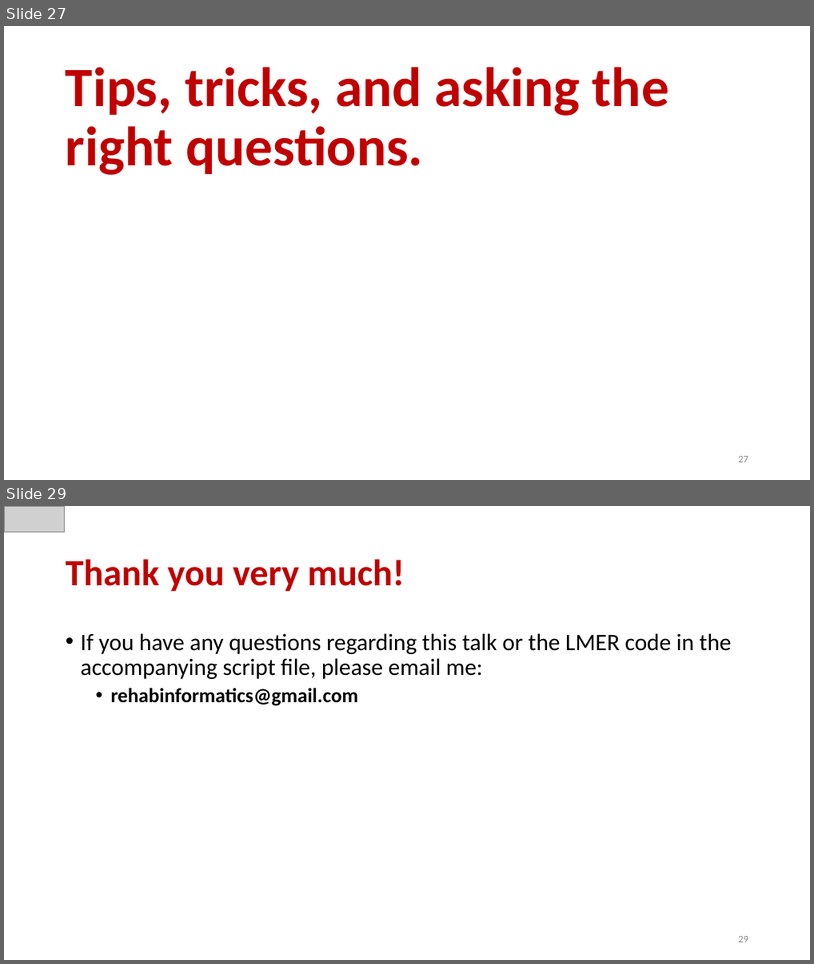
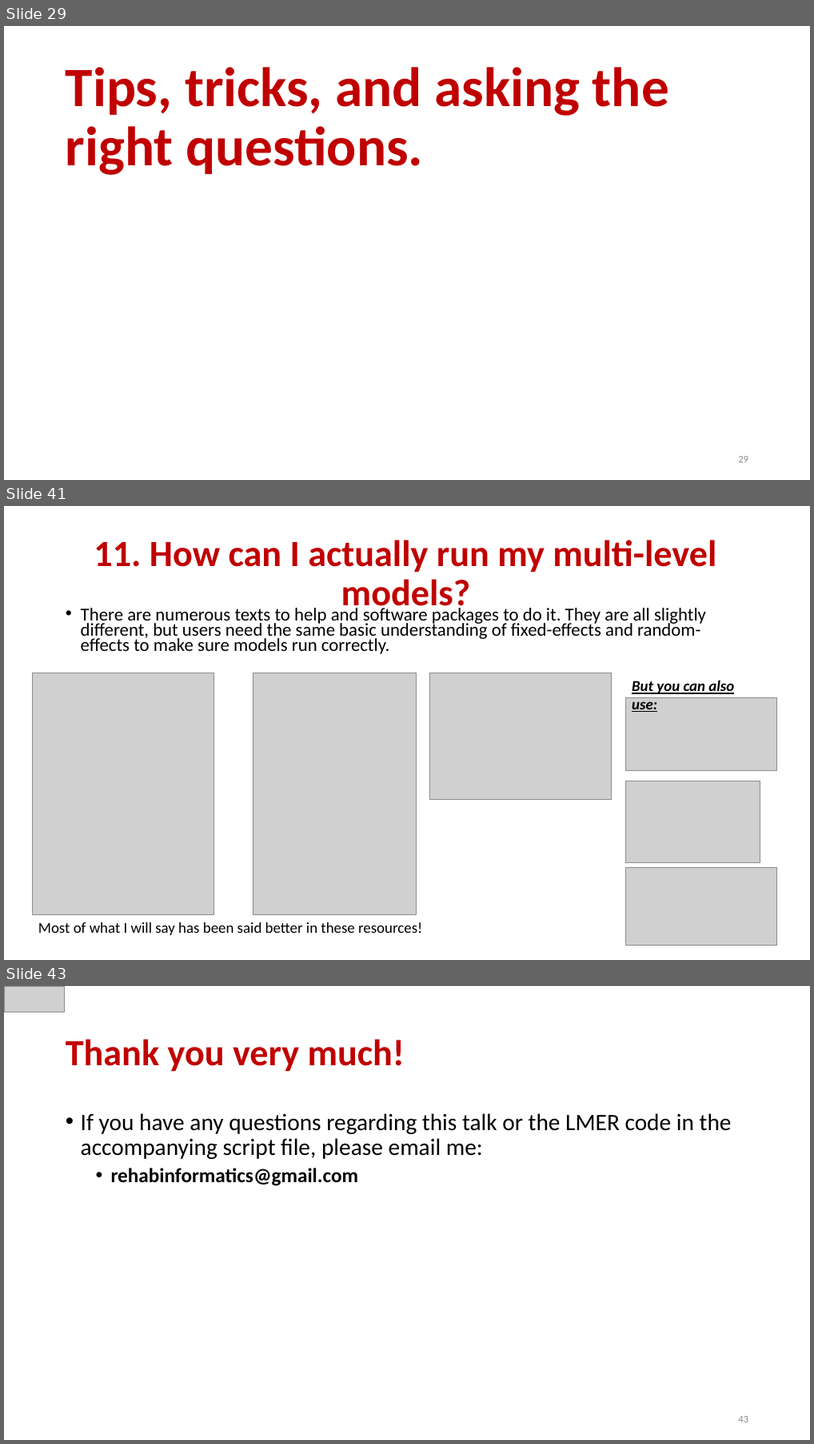
Before and after one commit to keithlohse/LMER_Clinical_Science, a slide deck: lohse ACRM 2017 workshop.pptx. Shown one above the other, each under a label of ours: slides 27 and 29 before the commit, slides 29, 41 and 43 after it; the slides between them are not shown. The pictures are 814x964 and 814x1444 pixels, drawn with LibreOffice and Linux fonts; fonts in the diff are those of the drawing; grey boxes stand for pictures. Boxes give left, top, right and bottom in pixels: in the first picture for what was removed or moved away, otherwise in the second. Text is boxed around its words. In the diff, an @@ line names an element or a change of style, - is before the commit and + after.

```diff
--- a/lohse ACRM 2017 workshop.pptx
+++ b/lohse ACRM 2017 workshop.pptx
@@ slide 41 added at (4,506,810,960), background #FFFFFF @@
@@ title added at (94,540,717,615), 44 pt, text #C00000, bold @@
+11. How can I actually run my multi-level models?
@@ text added at (81,605,706,654), 21.7 pt, text #000000 @@
+• There are numerous texts to help and software packages to do it. They are all slightly different, but users need the same basic understanding of fixed-effects and random-effects to make sure models run correctly.
@@ picture added at (33,673,214,915) @@
@@ picture added at (253,673,417,915) @@
@@ picture added at (430,673,611,800) @@
@@ text added at (632,680,734,712), 18 pt, text #000000, bold, italic, underline @@
+But you can also use:
@@ picture added at (626,698,778,770) @@
@@ picture added at (626,780,761,862) @@
@@ picture added at (626,867,778,944) @@
@@ text added at (38,922,422,935), 18 pt, text #000000 @@
+Most of what I will say has been said better in these resources!
@@ page number added at (738,944,749,945), 12 pt, text #8C8C8C @@
+41
@@ what was slide 27 is now slide 29 @@
@@ page number at (738,456,749,462): text changed @@
-27
+29
@@ what was slide 29 is now slide 43 @@
@@ page number at (738,1416,749,1422): text changed @@
-29
+43
```
Also in this commit, not shown: 14 other slides added, 1 slide removed, 3 other files.
